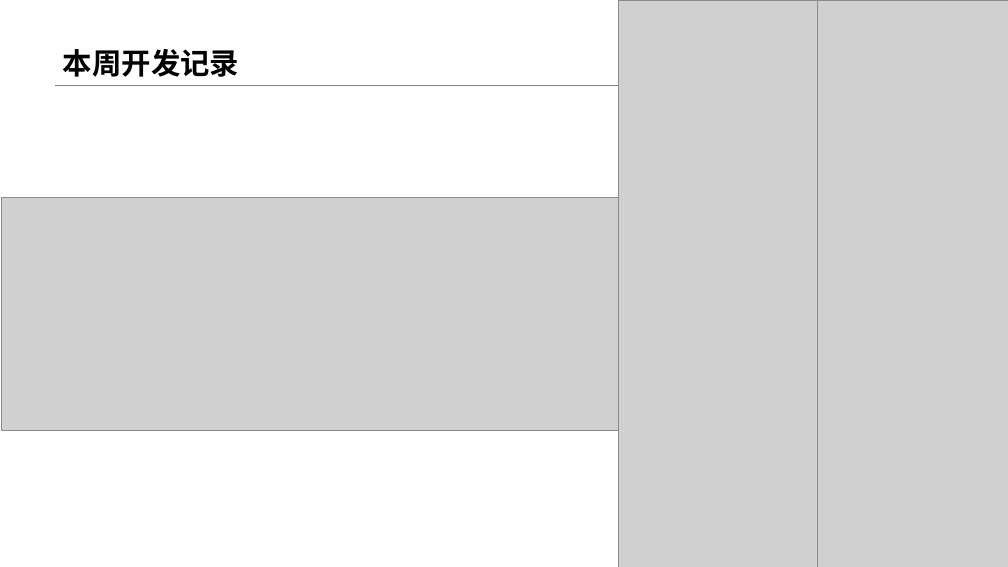
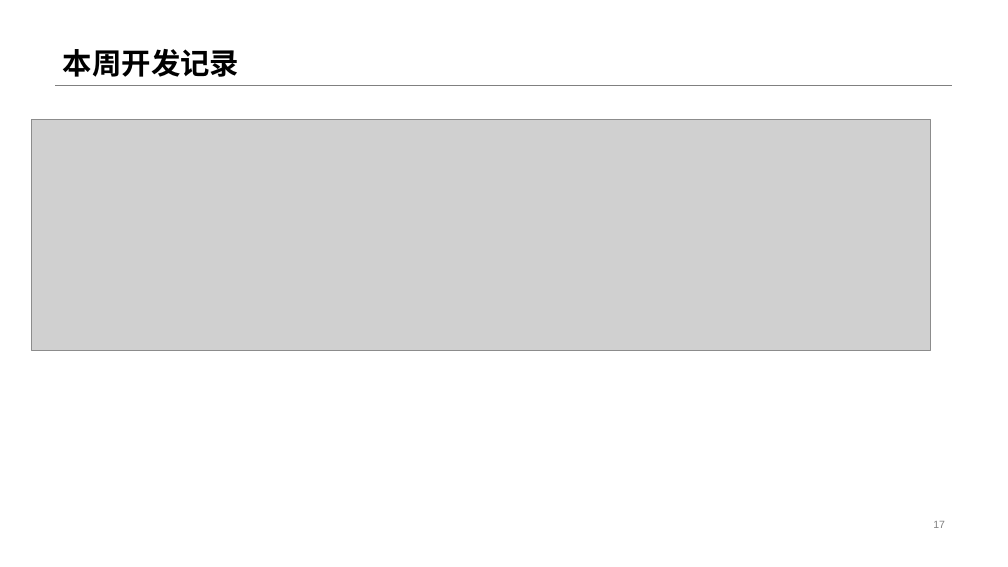
Before and after one commit to NJU610/NJUTesting, a slide deck: slide 17 of 文档/汇报ppt/6.6汇报.pptx. Drawn at 1008x567 pixels with LibreOffice and Linux fonts; fonts in the diff are those of the drawing; grey boxes stand for pictures. Boxes give left, top, right and bottom in pixels: in the first picture for what was removed or moved away, otherwise in the second. Text is boxed around its words. In the diff, an @@ line names an element or a change of style, - is before the commit and + after.

```diff
--- a/文档/汇报ppt/6.6汇报.pptx
+++ b/文档/汇报ppt/6.6汇报.pptx
@@ picture removed at bbox=[619, 0, 818, 567] @@
@@ picture removed at bbox=[818, 0, 1008, 567] @@
@@ picture added at bbox=[32, 119, 931, 351] @@
@@ picture removed at bbox=[2, 197, 629, 430] @@
@@ page number added at bbox=[933, 521, 945, 528], 10 pt, text #808080 @@
+17
```
Also in this commit, not shown: 8 other slides changed, 7 slides added, 7 slides removed.
